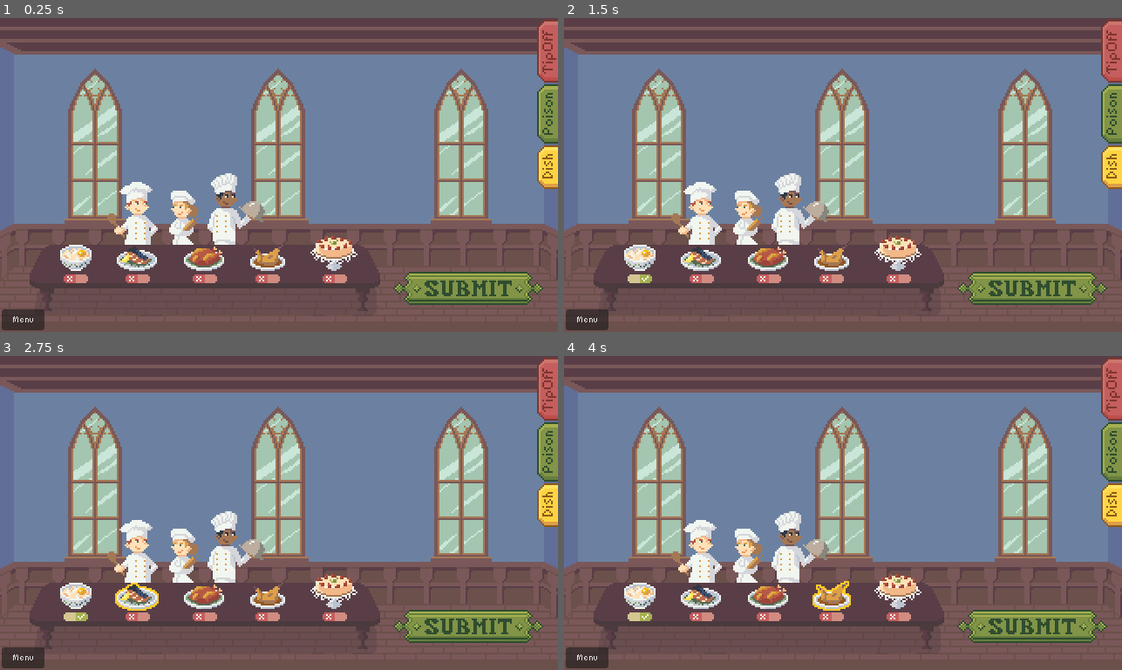
Above: before the commit, frames 1-4 (two rows, left to right).
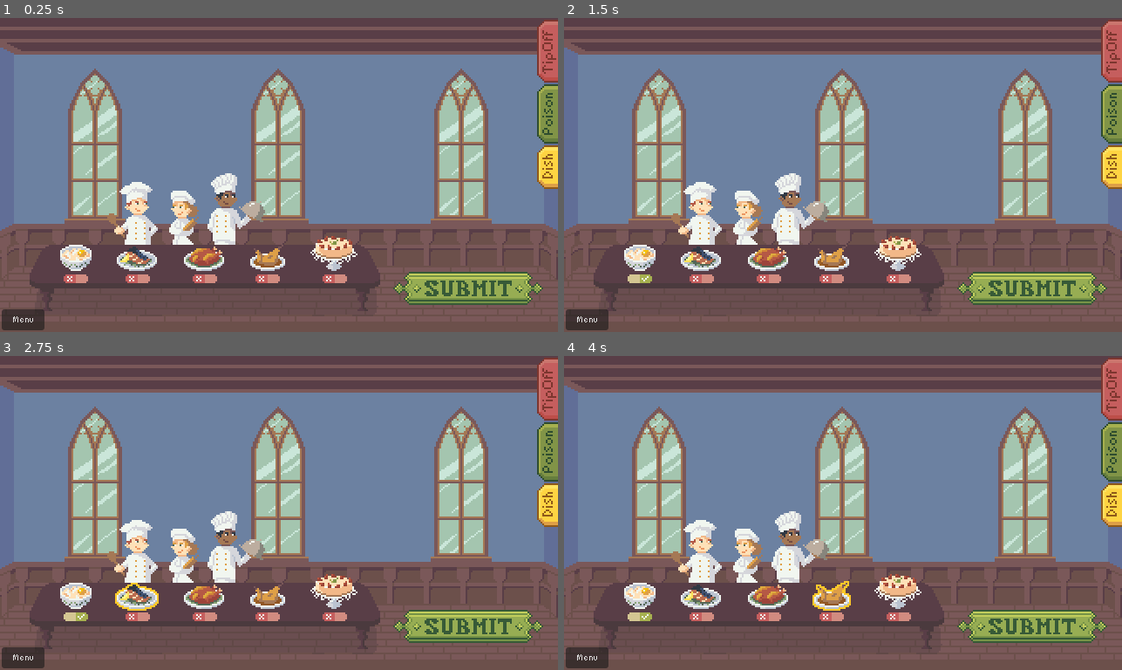
Above: after the commit, the same moments.

Repository: krstnvz/brackeys-gamejam
Game: Godot game, scene res://scenes/game/level_2.tscn
Same seed, same stepped clock (60 frames per second), same inputs: the game is played once before the commit and once after it. This scene is started directly instead of the project's main scene.
Inputs (mouse positions are in pixels of both pictures, inside the frame that each line leads up to):
- Up to frame 1 (0.25 s): no input
- Up to frame 2 (1.5 s): click (642, 256) at 0.5 s; click (642, 278) at 1.27 s
- Up to frame 3 (2.75 s): click (139, 597) at 2 s
- Up to frame 4 (4 s): click (770, 597) at 2.75 s; click (831, 594) at 3.5 s

The runs differ from the first frame. In frame 1, 1.1% of the frame differs, in the area x 70-98%, y 81-90%; in frame 2, 1.1%; in frame 3, 1.1%; in frame 4, 1.1%.

Commit message:
fix: correct the submit button texture

Diff:
--- a/scenes/game/level_2.tscn
+++ b/scenes/game/level_2.tscn
@@ -18,7 +18,6 @@
 [ext_resource type="Texture2D" uid="uid://1bqsoa6rtxjv" path="res://sprites/cooks/peter.png" id="16_o476j"]
 [ext_resource type="Resource" uid="uid://cgweu5mb0amv6" path="res://data objects/cooks/peter.tres" id="17_ggxxd"]
 [ext_resource type="Texture2D" uid="uid://cflu6i1ewl361" path="res://sprites/UI/buttons/fancy_button_atlas.tres" id="18_qvta0"]
-[ext_resource type="Texture2D" uid="uid://vb52msgfi0k7" path="res://sprites/UI/buttons/fancy_button.png" id="19_ki3pc"]
 [ext_resource type="Texture2D" uid="uid://db28wicnveula" path="res://sprites/UI/tabs/poisons_tab_atlas.tres" id="21_xi6om"]
 [ext_resource type="Texture2D" uid="uid://ckdy18ldb4la4" path="res://sprites/UI/tabs/poisons_tab_selected_atlas.tres" id="22_cjxxt"]
 [ext_resource type="Texture2D" uid="uid://ce1pgtdoroedg" path="res://sprites/UI/tabs/tip_off_tab_atlas.tres" id="23_w3dg2"]
@@ -31,18 +30,10 @@
 [ext_resource type="Script" uid="uid://rohhvs6o5y5k" path="res://scripts/cooks/cook_statement.gd" id="30_1at1u"]
 [ext_resource type="Resource" uid="uid://cmd7y583cyq1w" path="res://data objects/cooks/rose.tres" id="31_dihvj"]
 
-[sub_resource type="AtlasTexture" id="AtlasTexture_3dbay"]
+[sub_resource type="AtlasTexture" id="AtlasTexture_n0wwk"]
 resource_local_to_scene = true
 atlas = ExtResource("16_o476j")
 region = Rect2(0, 0, 31, 37)
-
-[sub_resource type="AtlasTexture" id="AtlasTexture_u0pkn"]
-atlas = ExtResource("19_ki3pc")
-region = Rect2(0, 38, 86, 19)
-
-[sub_resource type="AtlasTexture" id="AtlasTexture_8i3vp"]
-atlas = ExtResource("19_ki3pc")
-region = Rect2(0, 19, 86, 19)
 
 [node name="Main" type="Node" unique_id=447475477 node_paths=PackedStringArray("dishes")]
 script = ExtResource("1_3dbay")
@@ -138,8 +129,8 @@
 grow_vertical = 0
 scale = Vector2(2, 2)
 texture_normal = ExtResource("18_qvta0")
-texture_pressed = SubResource("AtlasTexture_u0pkn")
-texture_hover = SubResource("AtlasTexture_8i3vp")
+texture_pressed = ExtResource("18_qvta0")
+texture_hover = ExtResource("18_qvta0")
 
 [node name="BookButton" type="TextureButton" parent="." unique_id=182501037]
 texture_filter = 1
--- a/sprites/UI/buttons/fancy_button_atlas.tres
+++ b/sprites/UI/buttons/fancy_button_atlas.tres
@@ -1,7 +1,7 @@
 [gd_resource type="AtlasTexture" format=3 uid="uid://cflu6i1ewl361"]
 
-[ext_resource type="Texture2D" uid="uid://vb52msgfi0k7" path="res://sprites/UI/buttons/fancy_button.png" id="1_ykf2k"]
+[ext_resource type="Texture2D" uid="uid://vb52msgfi0k7" path="res://sprites/UI/buttons/fancy_button.png" id="1_rdx8h"]
 
 [resource]
-atlas = ExtResource("1_ykf2k")
-region = Rect2(0, 0, 86, 19)
+atlas = ExtResource("1_rdx8h")
+region = Rect2(0, 19, 86, 19)
Not shown: 1 places in scenes/game/level_2.tscn that only renumber resources
